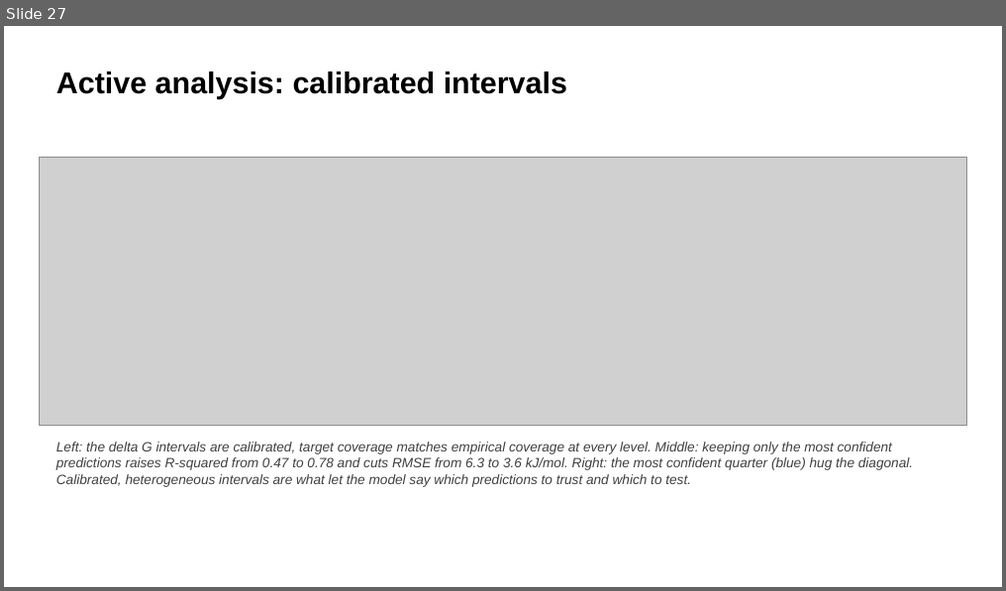
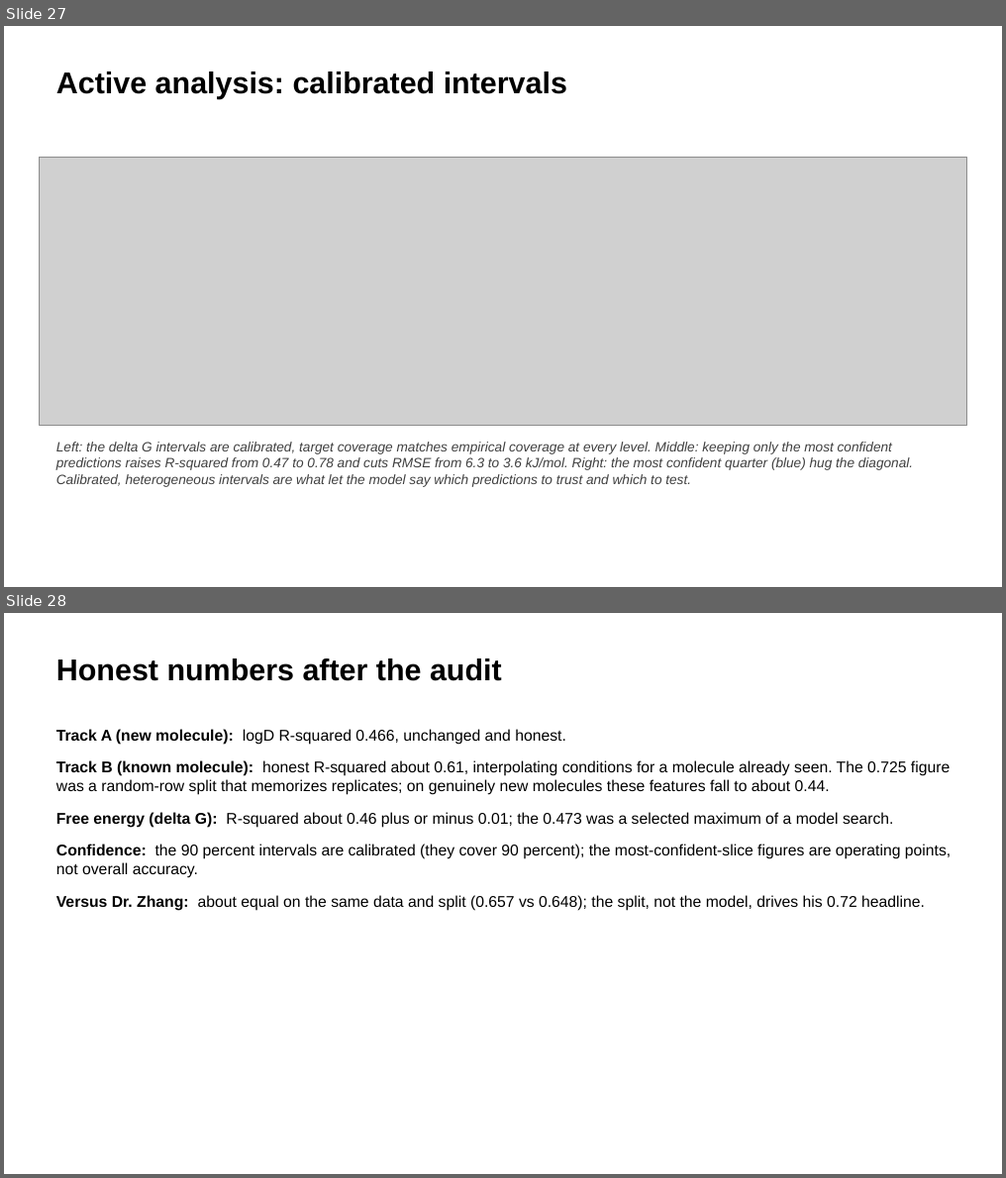
Before and after one commit to SkyEpstein/Machine-learning-to-separate-f-elements-2, a slide deck: docs/REE_Results_Slides_Final.pptx. Shown one above the other, each under a label of ours: slide 27 before the commit, slides 27 and 28 after it. The pictures are 1006x591 and 1006x1178 pixels, drawn with LibreOffice and Linux fonts; fonts in the diff are those of the drawing; grey boxes stand for pictures. Boxes give left, top, right and bottom in pixels: in the first picture for what was removed or moved away, otherwise in the second. Text is boxed around its words. In the diff, an @@ line names an element or a change of style, - is before the commit and + after.

```diff
--- a/docs/REE_Results_Slides_Final.pptx
+++ b/docs/REE_Results_Slides_Final.pptx
@@ slide 28 added at (4, 613, 1002, 1174), background #FFFFFF @@
@@ text added at (56, 659, 502, 681), 29 pt, text #000000, bold @@
+Honest numbers after the audit
@@ text added at (56, 729, 950, 911), 15 pt, text #000000 @@
+Track A (new molecule): logD R-squared 0.466, unchanged and honest.
+Track B (known molecule): honest R-squared about 0.61, interpolating conditions for a molecule already seen. The 0.725 figure was a random-row split that memorizes replicates; on genuinely new molecules these features fall to about 0.44.
+Free energy (delta G): R-squared about 0.46 plus or minus 0.01; the 0.473 was a selected maximum of a model search.
+Confidence: the 90 percent intervals are calibrated (they cover 90 percent); the most-confident-slice figures are operating points, not overall accuracy.
+Versus Dr. Zhang: about equal on the same data and split (0.657 vs 0.648); the split, not the model, drives his 0.72 headline.
```
Also in this commit, not shown: 2 slides changed, 2 other slides added, 5 other files.
